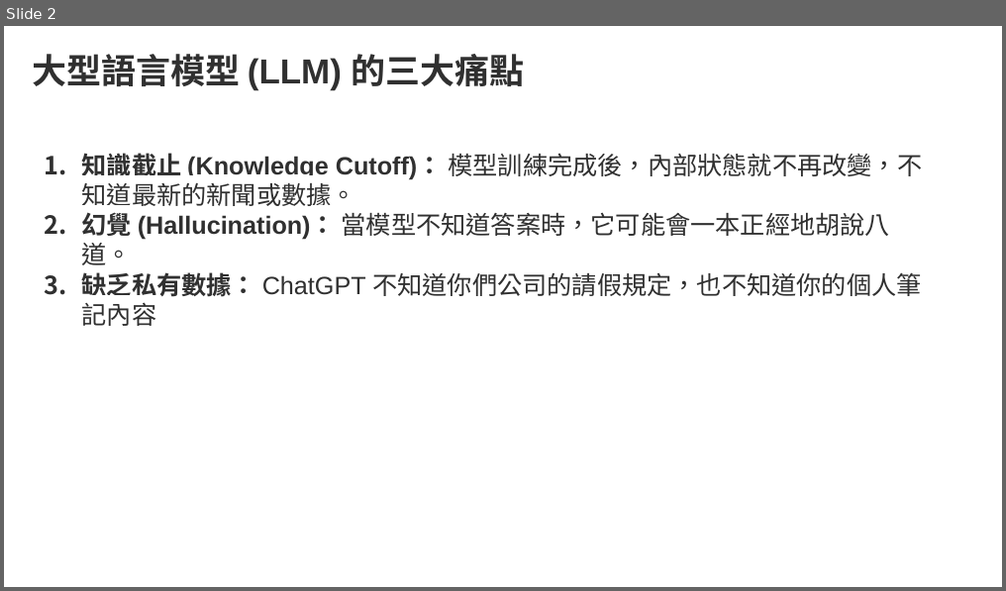
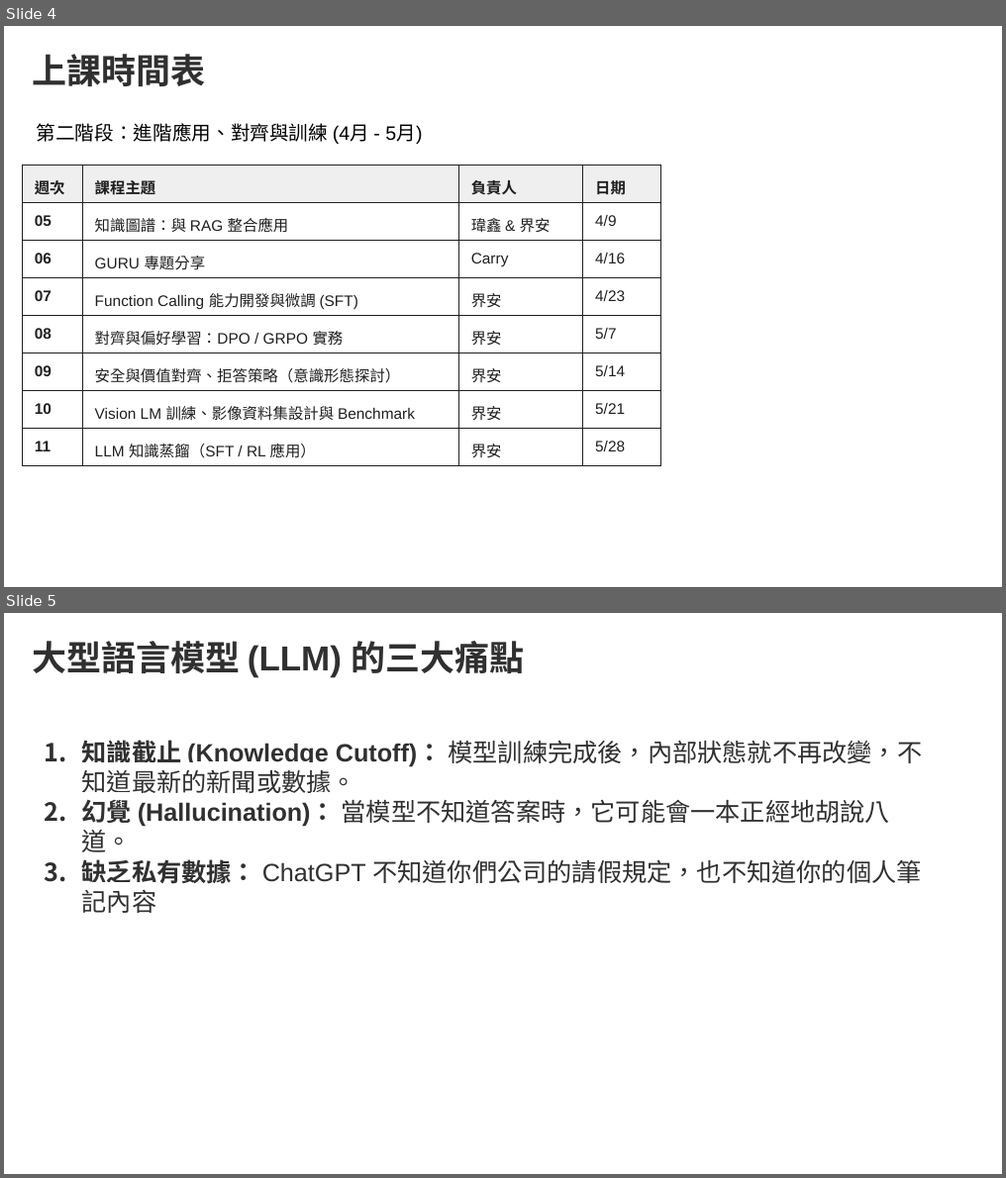
Before and after one commit to willy808/2026_ai_rookie_course, a slide deck: RAG/RAG 應用.pptx. Shown one above the other, each under a label of ours: slide 2 before the commit, slides 4 and 5 after it. The pictures are 1006x591 and 1006x1178 pixels, drawn with LibreOffice and Linux fonts; fonts in the diff are those of the drawing; background and template pictures are left out. Boxes give left, top, right and bottom in pixels: in the first picture for what was removed or moved away, otherwise in the second. Text is boxed around its words. In the diff, an @@ line names an element or a change of style, - is before the commit and + after.

```diff
--- a/RAG/RAG 應用.pptx
+++ b/RAG/RAG 應用.pptx
@@ slide 4 added at [4, 26, 1002, 587], background #FFFFFF; not listed: 2 template elements that a slide beside it also shows @@
@@ text added at [32, 54, 205, 86], 25 pt, text #303030, bold @@
+上課時間表
@@ text added at [37, 123, 422, 144], 14 pt, text #000000 @@
+第二階段：進階應用、對齊與訓練 (4月 - 5月)
@@ table added at [22, 165, 660, 492], 8 rows, 4 columns @@
+週次 | 課程主題 | 負責人 | 日期
+05 | 知識圖譜：與 RAG 整合應用 | 瑋鑫 & 界安 | 4/9
+06 | GURU 專題分享 | Carry | 4/16
+07 | Function Calling 能力開發與微調 (SFT) | 界安 | 4/23
+08 | 對齊與偏好學習：DPO / GRPO 實務 | 界安 | 5/7
+09 | 安全與價值對齊、拒答策略（意識形態探討） | 界安 | 5/14
+10 | Vision LM 訓練、影像資料集設計與 Benchmark | 界安 | 5/21
+11 | LLM 知識蒸餾（SFT / RL 應用） | 界安 | 5/28
@@ what was slide 2 is now slide 5 @@
```
Also in this commit, not shown: 2 slides changed, 2 other slides added, 1 slide removed, 2 other files.
